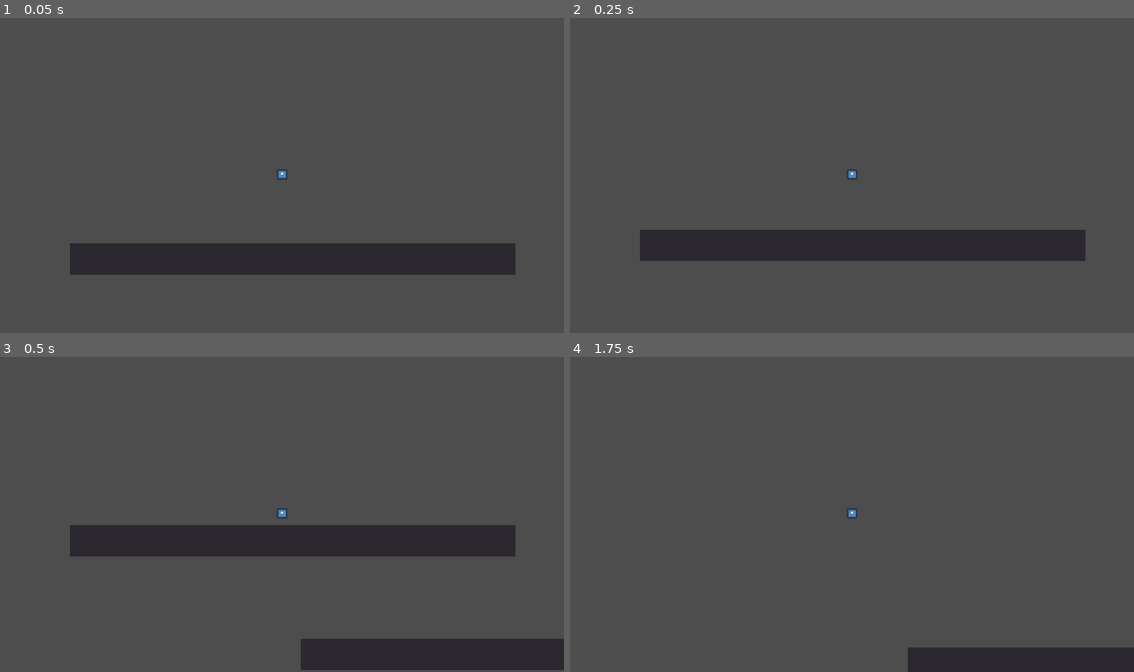
Above: before the commit, frames 1-4 (two rows, left to right).
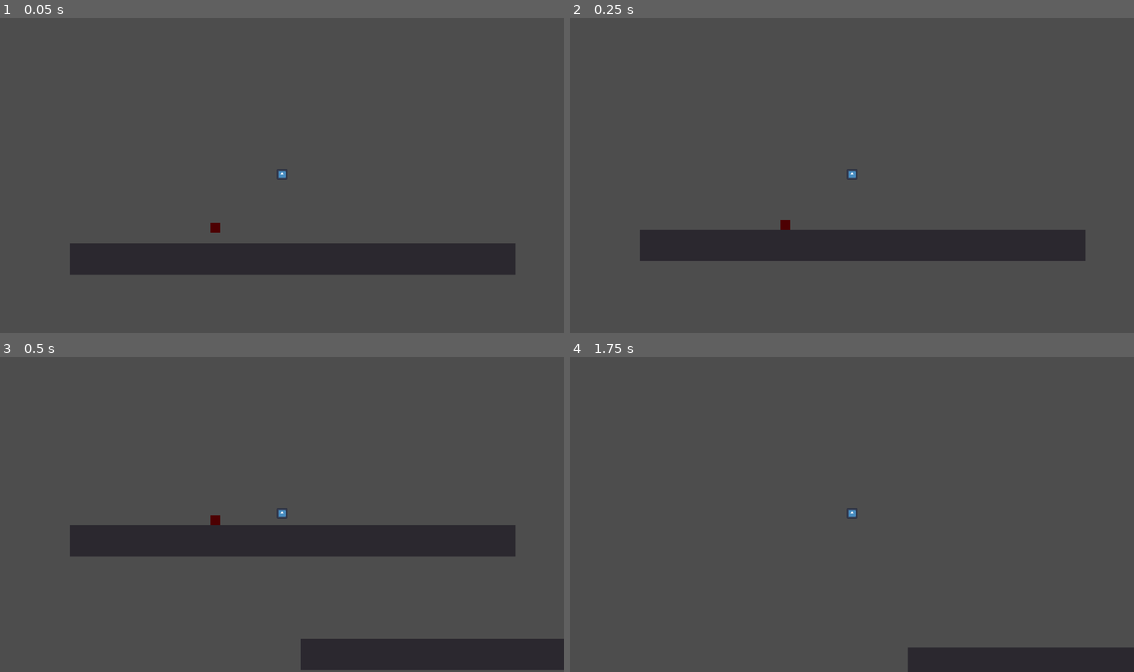
Above: after the commit, the same moments.

Repository: SumZbrod/BotanicPunk
Game: Godot game, scene res://scene/main.tscn
Same seed, same stepped clock (60 frames per second), same inputs: the game is played once before the commit and once after it. The engine's default icon, where the game draws it, is replaced by a stand-in: a white triangle on a blue panel in a dark square.
Inputs:
- Up to frame 1 (0.05 s): no input
- Up to frame 2 (0.25 s): no input
- Up to frame 3 (0.5 s): no input
- Up to frame 4 (1.75 s): tap Enter (ui_accept) at 0.5, 0.77, 1.52 s; hold Right (ui_right) from 0.53 s (still down)

The runs differ from the first frame. In frame 1, less than 0.1% of the frame differs, in the area x 37-40%, y 65-69%; in frame 2, less than 0.1%; in frame 3, less than 0.1%; in frame 4, nothing differs.

Commit message:
movement of enemy

Diff:
--- a/scene/enemy.tscn
+++ b/scene/enemy.tscn
@@ -1,3 +1,18 @@
-[gd_scene format=3 uid="uid://d4d31ljkovmx0"]
+[gd_scene load_steps=4 format=3 uid="uid://d4d31ljkovmx0"]
 
-[node name="Enemy" type="Node2D"]
+[ext_resource type="Script" uid="uid://dl1576o4clsts" path="res://script/enemy.gd" id="1_h08p8"]
+[ext_resource type="Texture2D" uid="uid://cy30oxqn0gavw" path="res://asset/texture/enemy.png" id="2_f87vc"]
+
+[sub_resource type="CircleShape2D" id="CircleShape2D_h08p8"]
+
+[node name="Enemy" type="CharacterBody2D"]
+script = ExtResource("1_h08p8")
+SPEED = 100.0
+
+[node name="Sprite2D" type="Sprite2D" parent="."]
+position = Vector2(-4.7683716e-07, -4.7683716e-07)
+scale = Vector2(0.31249997, 0.31249997)
+texture = ExtResource("2_f87vc")
+
+[node name="CollisionShape2D" type="CollisionShape2D" parent="."]
+shape = SubResource("CircleShape2D_h08p8")
--- a/scene/main.tscn
+++ b/scene/main.tscn
@@ -1,7 +1,8 @@
-[gd_scene load_steps=3 format=3 uid="uid://bmdabif2wf4ub"]
+[gd_scene load_steps=4 format=3 uid="uid://bmdabif2wf4ub"]
 
 [ext_resource type="PackedScene" uid="uid://b4bxkg4dd7e2i" path="res://scene/player.tscn" id="1_itxqv"]
 [ext_resource type="PackedScene" uid="uid://dnxo44u2u5ynu" path="res://scene/level.tscn" id="2_v0l8b"]
+[ext_resource type="PackedScene" uid="uid://d4d31ljkovmx0" path="res://scene/enemy.tscn" id="3_wp4xf"]
 
 [node name="main" type="Node2D"]
 
@@ -9,3 +10,6 @@
 position = Vector2(583, 323)
 
 [node name="Level" parent="." instance=ExtResource("2_v0l8b")]
+
+[node name="Enemy" parent="." instance=ExtResource("3_wp4xf")]
+position = Vector2(447, 432)
--- /dev/null
+++ b/script/enemy.gd
@@ -0,0 +1,40 @@
+class_name Enemy extends MobClass
+
+enum {IDLE, MOVE}
+
+var state := IDLE
+var _direction := 1.
+var time := 0.
+var max_time := 1.
+
+func _process(delta: float) -> void:
+	time += delta
+	if time >= max_time:
+		time = 0
+		_update_state()
+
+func _physics_process(delta: float) -> void:
+	super(delta)
+	match state:
+		IDLE:
+			_on_idle()
+		MOVE:
+			_on_move()
+
+func _update_state():
+	var rand_value = randf()
+	if rand_value <= .5:
+		if state == IDLE:
+			state = MOVE
+
+			if rand_value:
+				_direction = SPEED * sign(rand_value * 4 - 1)
+
+		else:
+			state = IDLE
+
+func _on_idle():
+	velocity.x = 0
+
+func _on_move():
+	velocity.x = _direction
Binary file added: asset/texture/enemy.png
Not shown, added: asset/texture/enemy.png.import
Not shown, added: script/enemy.gd.uid
Not shown, added: asset/texture/dirt.png~
